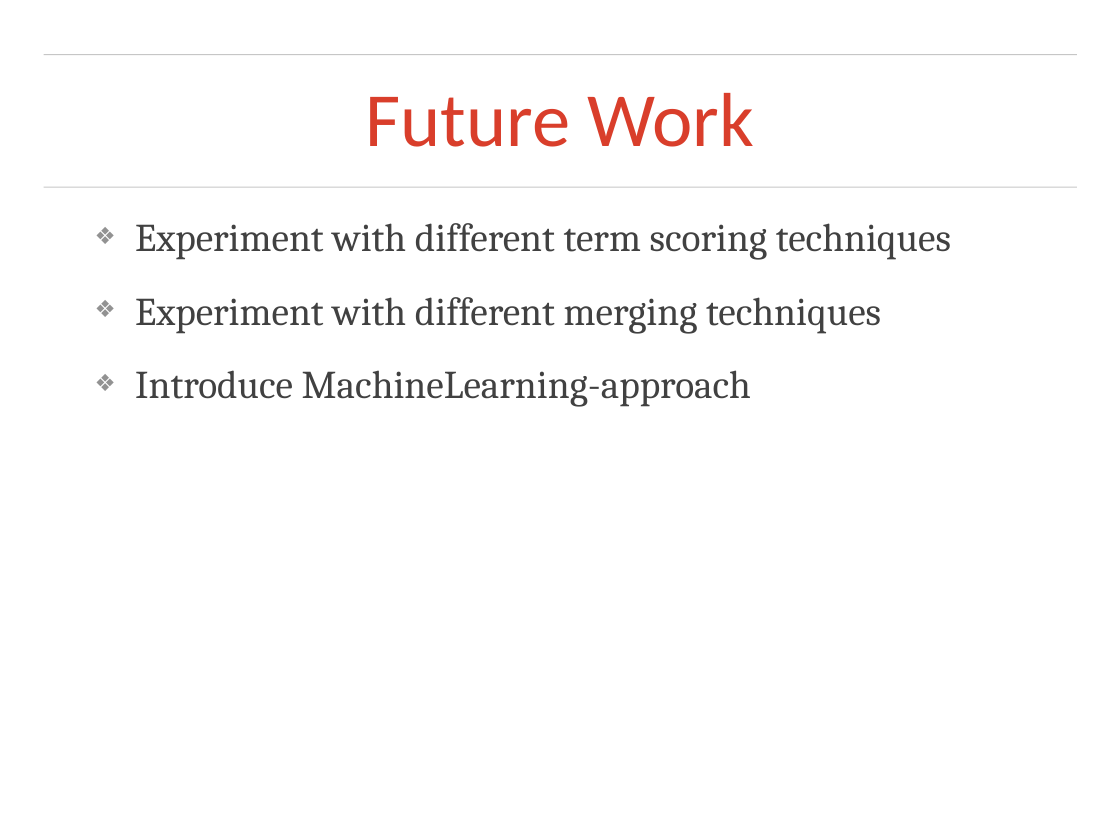
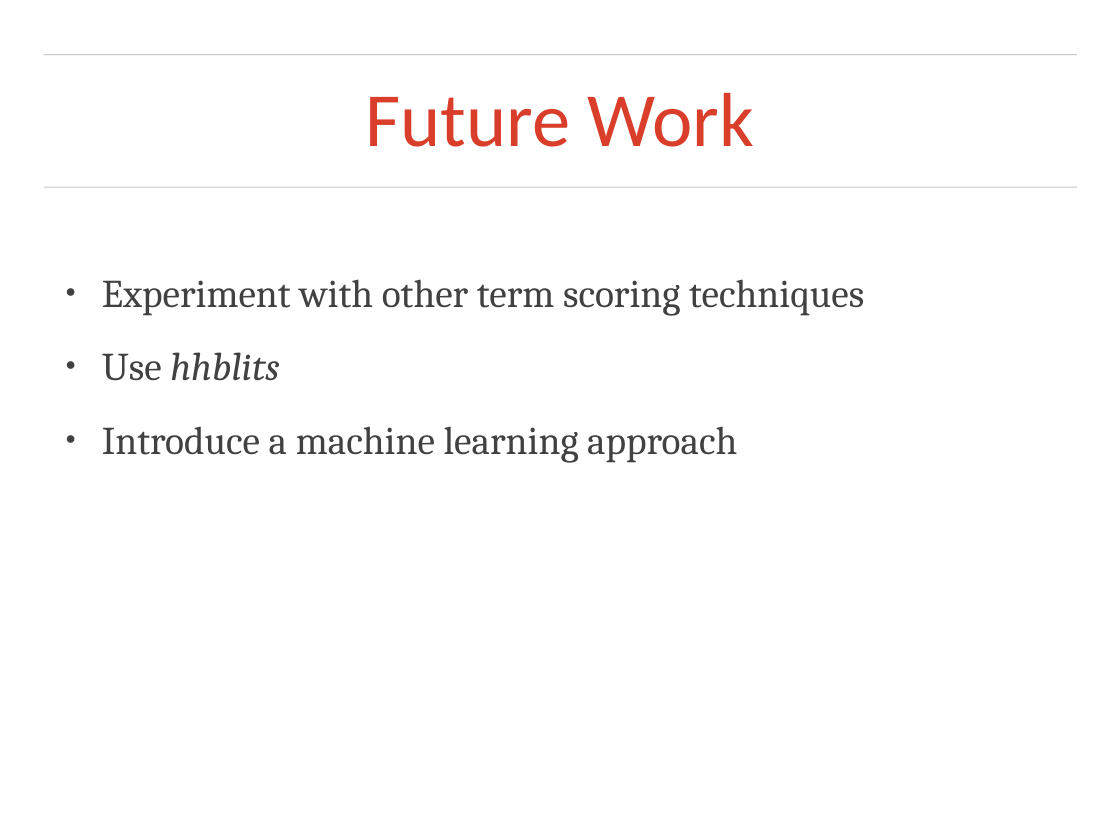
Before and after one commit to otarabai/pp2ex, a slide deck: slide 14 of presentations/2014.01.23/final_presentation.ppt (slide 16 before the commit). Drawn at 1120x840 pixels with LibreOffice and Linux fonts; fonts in the diff are those of the drawing; background and template pictures are left out. Boxes give left, top, right and bottom in pixels: in the first picture for what was removed or moved away, otherwise in the second. Text is boxed around its words. In the diff, an @@ line names an element or a change of style, - is before the commit and + after.

```diff
--- a/presentations/2014.01.23/final_presentation.ppt
+++ b/presentations/2014.01.23/final_presentation.ppt
@@ free removed at <box>91,200,1030,419</box> @@
-❖ Experiment with different term scoring techniques
-❖ Experiment with different merging techniques
-❖ Introduce MachineLearning-approach
@@ text added at <box>102,279,864,463</box>, 36 pt, text #414141 @@
+● Experiment with other term scoring techniques
+● Use hhblits
+● Introduce a machine learning approach
```
Also in this commit, not shown: 5 other slides changed, 7 slides added, 9 slides removed, 6 other files.
